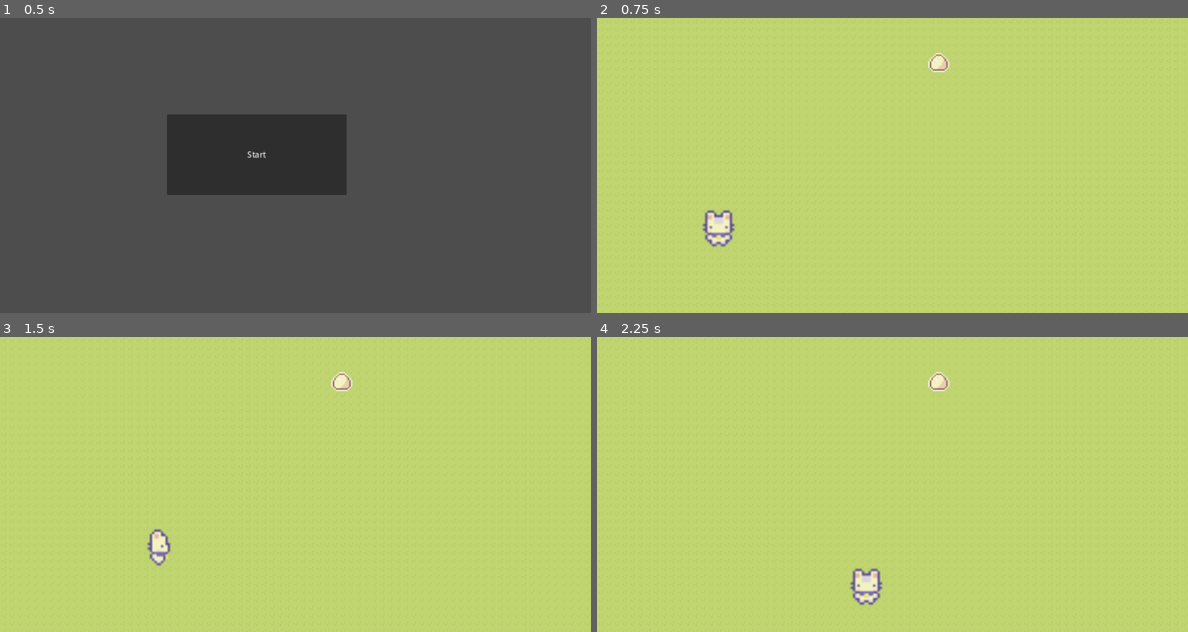
Above: before the commit, frames 1-4 (two rows, left to right).
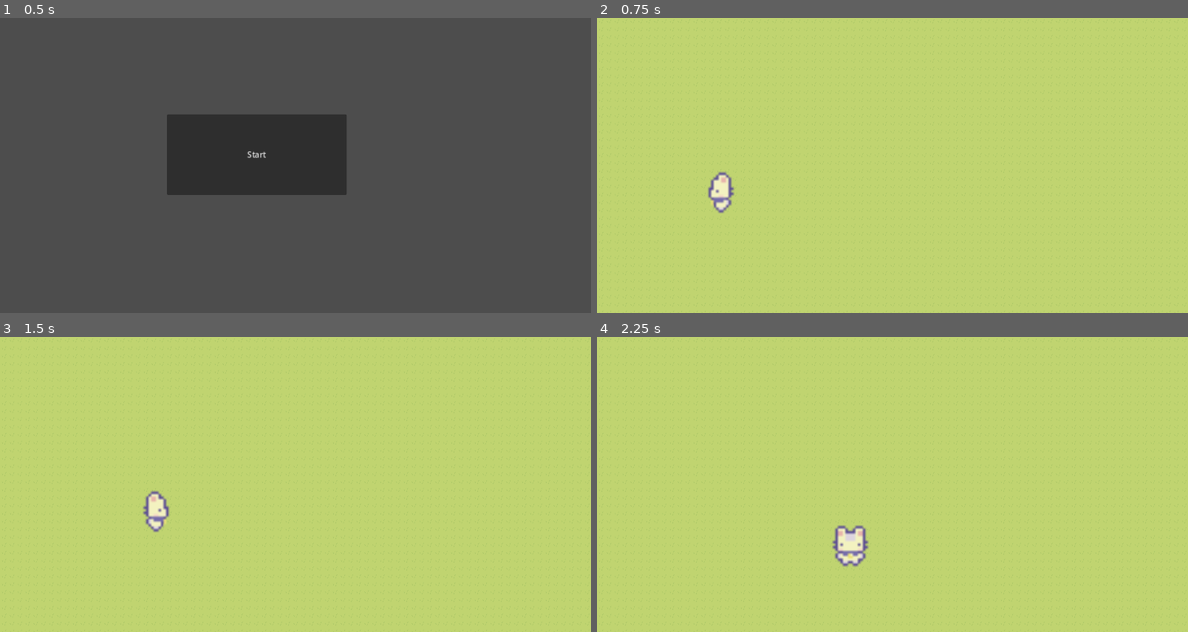
Above: after the commit, the same moments.

Repository: Krishtalbot/Lallu
Game: Godot game, scene res://main.tscn
Same seed, same stepped clock (60 frames per second), same inputs: the game is played once before the commit and once after it.
Inputs:
- Up to frame 1 (0.5 s): no input
- Up to frame 2 (0.75 s): click "Start" at 0.5 s
- Up to frame 3 (1.5 s): tap Enter at 1.25 s; hold Right (right) from 1.28 s (still down)
- Up to frame 4 (2.25 s): release Right (right) at 2.03 s; hold Down (down) from 2.03 s (still down)

Frame 1 is identical in both runs. In frame 2, 1.2% of the frame differs, in the area x 17-60%, y 11-78%; in frame 3, 1.0%; in frame 4, 1.4%, in the area x 39-60%, y 11-91%.

Commit message:
Changed the player

Diff:
--- a/Lallu/game/Egg/egg.gd
+++ /dev/null
@@ -1,17 +0,0 @@
-extends RigidBody2D
-
-signal hit
-
-# Called when the node enters the scene tree for the first time.
-func _ready():
-	pass # Replace with function body.
-
-
-# Called every frame. 'delta' is the elapsed time since the previous frame.
-func _process(delta):
-	pass
-
-
-func _on_body_entered(body):
-	hide()
-	hit.emit()
--- a/Lallu/game/Egg/egg.tscn
+++ b/Lallu/game/Egg/egg.tscn
@@ -1,23 +1,3 @@
-[gd_scene load_steps=4 format=3 uid="uid://codk46tqlfred"]
+[gd_scene format=3 uid="uid://bo2d38xnx3aat"]
 
-[ext_resource type="Script" path="res://Egg/egg.gd" id="1_lrbvr"]
-[ext_resource type="Texture2D" uid="uid://dok8010q28q64" path="res://Sprout Lands - Sprites - Basic pack/Sprout Lands - Sprites - Basic pack/Objects/Egg item.png" id="2_1tqt5"]
-
-[sub_resource type="CapsuleShape2D" id="CapsuleShape2D_u7h20"]
-radius = 18.0
-height = 36.0
-
-[node name="Egg" type="RigidBody2D"]
-gravity_scale = 0.0
-script = ExtResource("1_lrbvr")
-
-[node name="CollisionShape2D" type="CollisionShape2D" parent="."]
-position = Vector2(10, 8)
-shape = SubResource("CapsuleShape2D_u7h20")
-
-[node name="EggItem" type="Sprite2D" parent="."]
-position = Vector2(10, 6.75)
-scale = Vector2(3.045, 2.73154)
-texture = ExtResource("2_1tqt5")
-
-[connection signal="body_entered" from="." to="." method="_on_body_entered"]
+[node name="Egg" type="Node2D"]
--- a/Lallu/game/Player/lallu.gd
+++ b/Lallu/game/Player/lallu.gd
@@ -1,51 +1,31 @@
-extends Area2D
+extends CharacterBody2D
 
-signal hit
-@export var speed = 400
-var screen_size
 @onready var anim = $AnimatedSprite2D
+var speed = 350
 
-func _ready():
-	screen_size = get_viewport_rect().size
+func _physics_process(delta):
+	var input_dir = Vector2.ZERO
+	if Input.is_action_pressed("left"):
+		input_dir.x -= 1
+	if Input.is_action_pressed("right"):
+		input_dir.x += 1
+	if Input.is_action_pressed("up"):
+		input_dir.y -= 1
+	if Input.is_action_pressed("down"):
+		input_dir.y += 1
 
-func _process(delta):
-	var velocity = Vector2.ZERO # The player's movement vector.
-	if Input.is_action_pressed("right"):
-		velocity.x += 1
-	if Input.is_action_pressed("left"):
-		velocity.x -= 1
-	if Input.is_action_pressed("down"):
-		velocity.y += 1
-	if Input.is_action_pressed("up"):
-		velocity.y -= 1
+	velocity = input_dir.normalized() * speed
 
-
-	if velocity.length() > 0:
-		velocity = velocity.normalized() * speed
-		anim.play()
-	else:
+	if velocity.x == 0 && velocity.y == 0:
 		anim.stop()
-
-	position += velocity * delta
-	position.x = clamp(position.x, 26, screen_size.x - 26)
-	position.y = clamp(position.y, 30, screen_size.y - 30)
-
 	if velocity.x != 0 && velocity.x > 0:
-		anim.animation = "right"
+		anim.play("right")
 		# See the note below about boolean assignment.
 	elif velocity.x != 0 && velocity.x < 0:
-		anim.animation = "left"
+		anim.play("left")
 	elif velocity.y != 0 && velocity.y > 0:
-		anim.animation = "down"
+		anim.play("down")
 	elif velocity.y != 0 && velocity.y < 0:
-		anim.animation = "up"
+		anim.play("up")
 
-
-func _on_body_entered(body):
-	hit.emit()
-	$CollisionShape2D.set_deferred("disabled", true)
-
-#func start(pos):
-#	position = pos
-#	show()
-#	$CollisionShape2D.disabled = false
+	move_and_collide(velocity * delta)
--- a/Lallu/game/Player/lallu.tscn
+++ b/Lallu/game/Player/lallu.tscn
@@ -1,90 +1,90 @@
-[gd_scene load_steps=21 format=3 uid="uid://ihe4av2lhh1g"]
+[gd_scene load_steps=22 format=3 uid="uid://icnmy38m21bg"]
 
 [ext_resource type="Script" path="res://Player/lallu.gd" id="1_2crg8"]
 [ext_resource type="Texture2D" uid="uid://cf2kmv35e7gud" path="res://Sprout Lands - Sprites - Basic pack/Sprout Lands - Sprites - Basic pack/Characters/Basic Charakter Spritesheet.png" id="1_sih16"]
 
-[sub_resource type="CapsuleShape2D" id="CapsuleShape2D_kkuu6"]
-radius = 6.0
+[sub_resource type="CapsuleShape2D" id="CapsuleShape2D_tiu3e"]
+radius = 5.0
 height = 14.0
 
-[sub_resource type="AtlasTexture" id="AtlasTexture_4lxs8"]
+[sub_resource type="AtlasTexture" id="AtlasTexture_g0tjy"]
 atlas = ExtResource("1_sih16")
 region = Rect2(0, 0, 48, 48)
 
-[sub_resource type="AtlasTexture" id="AtlasTexture_si2p7"]
+[sub_resource type="AtlasTexture" id="AtlasTexture_2qjp4"]
 atlas = ExtResource("1_sih16")
 region = Rect2(48, 0, 48, 48)
 
-[sub_resource type="AtlasTexture" id="AtlasTexture_5b2qj"]
+[sub_resource type="AtlasTexture" id="AtlasTexture_6reee"]
 atlas = ExtResource("1_sih16")
 region = Rect2(96, 0, 48, 48)
 
-[sub_resource type="AtlasTexture" id="AtlasTexture_p2hqh"]
+[sub_resource type="AtlasTexture" id="AtlasTexture_w8p1p"]
 atlas = ExtResource("1_sih16")
 region = Rect2(144, 0, 48, 48)
 
-[sub_resource type="AtlasTexture" id="AtlasTexture_5fg3v"]
+[sub_resource type="AtlasTexture" id="AtlasTexture_kao12"]
 atlas = ExtResource("1_sih16")
 region = Rect2(0, 96, 48, 48)
 
-[sub_resource type="AtlasTexture" id="AtlasTexture_jslgf"]
+[sub_resource type="AtlasTexture" id="AtlasTexture_03cd5"]
 atlas = ExtResource("1_sih16")
 region = Rect2(48, 96, 48, 48)
 
-[sub_resource type="AtlasTexture" id="AtlasTexture_8ny1c"]
+[sub_resource type="AtlasTexture" id="AtlasTexture_h36yu"]
 atlas = ExtResource("1_sih16")
 region = Rect2(96, 96, 48, 48)
 
-[sub_resource type="AtlasTexture" id="AtlasTexture_6m4w7"]
+[sub_resource type="AtlasTexture" id="AtlasTexture_c4xfk"]
 atlas = ExtResource("1_sih16")
 region = Rect2(144, 96, 48, 48)
 
-[sub_resource type="AtlasTexture" id="AtlasTexture_s6sra"]
+[sub_resource type="AtlasTexture" id="AtlasTexture_c4jgl"]
 atlas = ExtResource("1_sih16")
 region = Rect2(0, 144, 48, 48)
 
-[sub_resource type="AtlasTexture" id="AtlasTexture_8rcks"]
+[sub_resource type="AtlasTexture" id="AtlasTexture_8mtii"]
 atlas = ExtResource("1_sih16")
 region = Rect2(48, 144, 48, 48)
 
-[sub_resource type="AtlasTexture" id="AtlasTexture_u5mm5"]
+[sub_resource type="AtlasTexture" id="AtlasTexture_oxlxr"]
 atlas = ExtResource("1_sih16")
 region = Rect2(96, 144, 48, 48)
 
-[sub_resource type="AtlasTexture" id="AtlasTexture_2r5gs"]
+[sub_resource type="AtlasTexture" id="AtlasTexture_kiboa"]
 atlas = ExtResource("1_sih16")
 region = Rect2(144, 144, 48, 48)
 
-[sub_resource type="AtlasTexture" id="AtlasTexture_8wu1v"]
+[sub_resource type="AtlasTexture" id="AtlasTexture_14pb2"]
 atlas = ExtResource("1_sih16")
 region = Rect2(0, 48, 48, 48)
 
-[sub_resource type="AtlasTexture" id="AtlasTexture_sncfv"]
+[sub_resource type="AtlasTexture" id="AtlasTexture_usyus"]
 atlas = ExtResource("1_sih16")
 region = Rect2(48, 48, 48, 48)
 
-[sub_resource type="AtlasTexture" id="AtlasTexture_6lagd"]
+[sub_resource type="AtlasTexture" id="AtlasTexture_rl5me"]
 atlas = ExtResource("1_sih16")
 region = Rect2(96, 48, 48, 48)
 
-[sub_resource type="AtlasTexture" id="AtlasTexture_i6fnt"]
+[sub_resource type="AtlasTexture" id="AtlasTexture_ruaok"]
 atlas = ExtResource("1_sih16")
 region = Rect2(144, 48, 48, 48)
 
-[sub_resource type="SpriteFrames" id="SpriteFrames_i6u0x"]
+[sub_resource type="SpriteFrames" id="SpriteFrames_3lcio"]
 animations = [{
 "frames": [{
 "duration": 1.0,
-"texture": SubResource("AtlasTexture_4lxs8")
+"texture": SubResource("AtlasTexture_g0tjy")
 }, {
 "duration": 1.0,
-"texture": SubResource("AtlasTexture_si2p7")
+"texture": SubResource("AtlasTexture_2qjp4")
 }, {
 "duration": 1.0,
-"texture": SubResource("AtlasTexture_5b2qj")
+"texture": SubResource("AtlasTexture_6reee")
 }, {
 "duration": 1.0,
-"texture": SubResource("AtlasTexture_p2hqh")
+"texture": SubResource("AtlasTexture_w8p1p")
 }],
 "loop": true,
 "name": &"down",
@@ -126,30 +126,37 @@
 }, {
 "frames": [{
 "duration": 1.0,
-"texture": SubResource("AtlasTexture_8wu1v")
+"texture": SubResource("AtlasTexture_14pb2")
 }, {
 "duration": 1.0,
-"texture": SubResource("AtlasTexture_sncfv")
+"texture": SubResource("AtlasTexture_usyus")
 }, {
 "duration": 1.0,
-"texture": SubResource("AtlasTexture_6lagd")
+"texture": SubResource("AtlasTexture_rl5me")
 }, {
 "duration": 1.0,
-"texture": SubResource("AtlasTexture_i6fnt")
+"texture": SubResource("AtlasTexture_ruaok")
 }],
 "loop": true,
 "name": &"up",
 "speed": 5.0
 }]
 
-[node name="Lallu" type="Area2D"]
+[sub_resource type="CapsuleShape2D" id="CapsuleShape2D_338hk"]
+radius = 5.0
+height = 16.0
+
+[node name="Lallu" type="CharacterBody2D"]
 script = ExtResource("1_2crg8")
 
 [node name="CollisionShape2D" type="CollisionShape2D" parent="."]
-shape = SubResource("CapsuleShape2D_kkuu6")
+shape = SubResource("CapsuleShape2D_tiu3e")
 
 [node name="AnimatedSprite2D" type="AnimatedSprite2D" parent="."]
-sprite_frames = SubResource("SpriteFrames_i6u0x")
-animation = &"down"
+sprite_frames = SubResource("SpriteFrames_3lcio")
+animation = &"left"
 
-[connection signal="body_entered" from="." to="." method="_on_body_entered"]
+[node name="collision_detector" type="Area2D" parent="."]
+
+[node name="CollisionShape2D" type="CollisionShape2D" parent="collision_detector"]
+shape = SubResource("CapsuleShape2D_338hk")
--- a/Lallu/game/level_1.tscn
+++ b/Lallu/game/level_1.tscn
@@ -1,8 +1,7 @@
-[gd_scene load_steps=6 format=3 uid="uid://cm2lbknqpbfc5"]
+[gd_scene load_steps=5 format=3 uid="uid://cm2lbknqpbfc5"]
 
 [ext_resource type="Texture2D" uid="uid://07oirtqsey4h" path="res://Sprout Lands - Sprites - Basic pack/Sprout Lands - Sprites - Basic pack/Tilesets/Grass.png" id="1_xu0eu"]
-[ext_resource type="PackedScene" uid="uid://ihe4av2lhh1g" path="res://Player/lallu.tscn" id="2_x3oev"]
-[ext_resource type="PackedScene" uid="uid://codk46tqlfred" path="res://Egg/egg.tscn" id="3_5l7es"]
+[ext_resource type="PackedScene" uid="uid://icnmy38m21bg" path="res://Player/lallu.tscn" id="2_x3oev"]
 
 [sub_resource type="TileSetAtlasSource" id="TileSetAtlasSource_36mhi"]
 texture = ExtResource("1_xu0eu")
@@ -89,9 +88,5 @@
 layer_0/tile_data = PackedInt32Array(65538, 0, 0, 131074, 0, 0, 196610, 0, 0, 262146, 0, 0, 327682, 0, 0, 393218, 0, 0, …(41646 unchanged characters)…
 
 [node name="Lallu" parent="." instance=ExtResource("2_x3oev")]
-position = Vector2(247, 428)
-scale = Vector2(4.54103, 4.54103)
-
-[node name="Egg" parent="." instance=ExtResource("3_5l7es")]
-position = Vector2(684, 84)
-scale = Vector2(0.88, 0.88)
+position = Vector2(252, 355)
+scale = Vector2(5.08, 5.08)
Not shown: 2 places in Lallu/game/Player/lallu.tscn that only renumber resources
